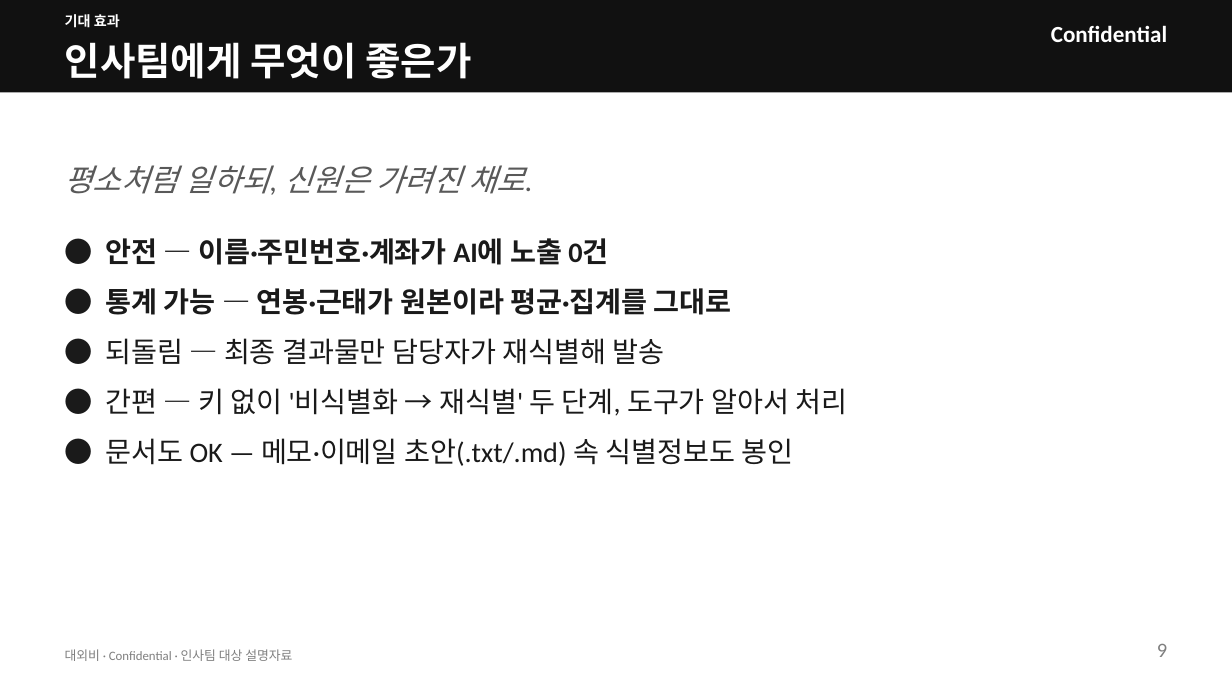
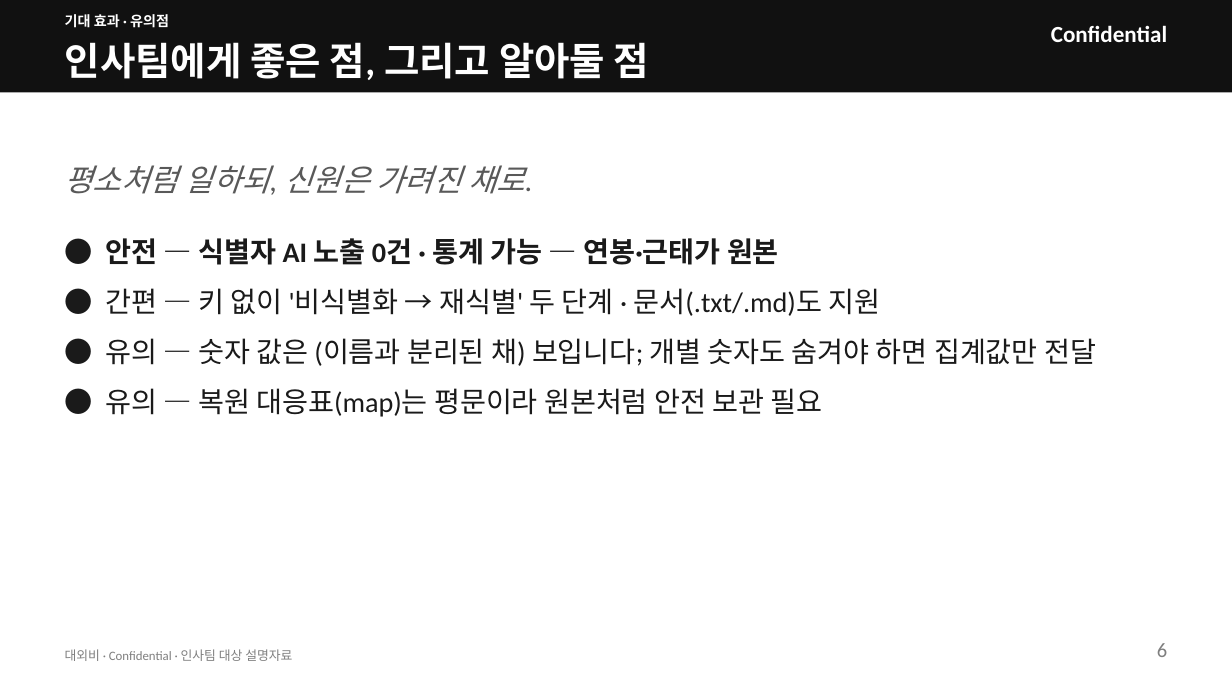
Before and after one commit to kos2001/pii-encryption-gateway, a slide deck: slide 6 of claudedocs/pii-gateway-hr-deck.pptx (slide 9 before the commit). Drawn at 1232x693 pixels with LibreOffice and Linux fonts; fonts in the diff are those of the drawing. Boxes give left, top, right and bottom in pixels: in the first picture for what was removed or moved away, otherwise in the second. Text is boxed around its words. In the diff, an @@ line names an element or a change of style, - is before the commit and + after.

```diff
--- a/claudedocs/pii-gateway-hr-deck.pptx
+++ b/claudedocs/pii-gateway-hr-deck.pptx
@@ text at (65, 14, 169, 28): text changed @@
-기대 효과
+기대 효과 · 유의점
@@ text at (65, 42, 649, 80): text changed @@
-인사팀에게 무엇이 좋은가
+인사팀에게 좋은 점, 그리고 알아둘 점
@@ text at (105, 238, 1096, 417): text changed @@
-● 안전 — 이름·주민번호·계좌가 AI에 노출 0건
-● 통계 가능 — 연봉·근태가 원본이라 평균·집계를 그대로
-● 되돌림 — 최종 결과물만 담당자가 재식별해 발송
-● 간편 — 키 없이 '비식별화 → 재식별' 두 단계, 도구가 알아서 처리
-● 문서도 OK — 메모·이메일 초안(.txt/.md) 속 식별정보도 봉인
+● 안전 — 식별자 AI 노출 0건 · 통계 가능 — 연봉·근태가 원본
+● 간편 — 키 없이 '비식별화 → 재식별' 두 단계 · 문서(.txt/.md)도 지원
+● 유의 — 숫자 값은 (이름과 분리된 채) 보입니다; 개별 숫자도 숨겨야 하면 집계값만 전달
+● 유의 — 복원 대응표(map)는 평문이라 원본처럼 안전 보관 필요
@@ text at (1157, 643, 1167, 657): text changed @@
-9
+6
```
Also in this commit, not shown: 6 other slides changed, 4 slides removed, 1 other file.
